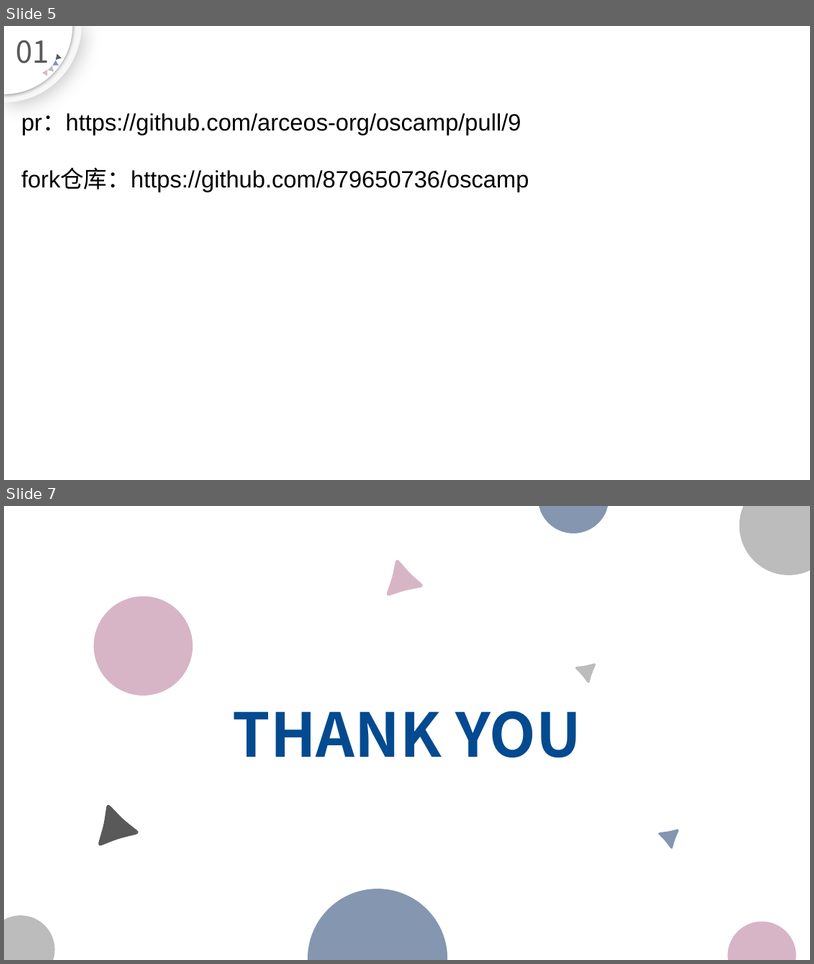
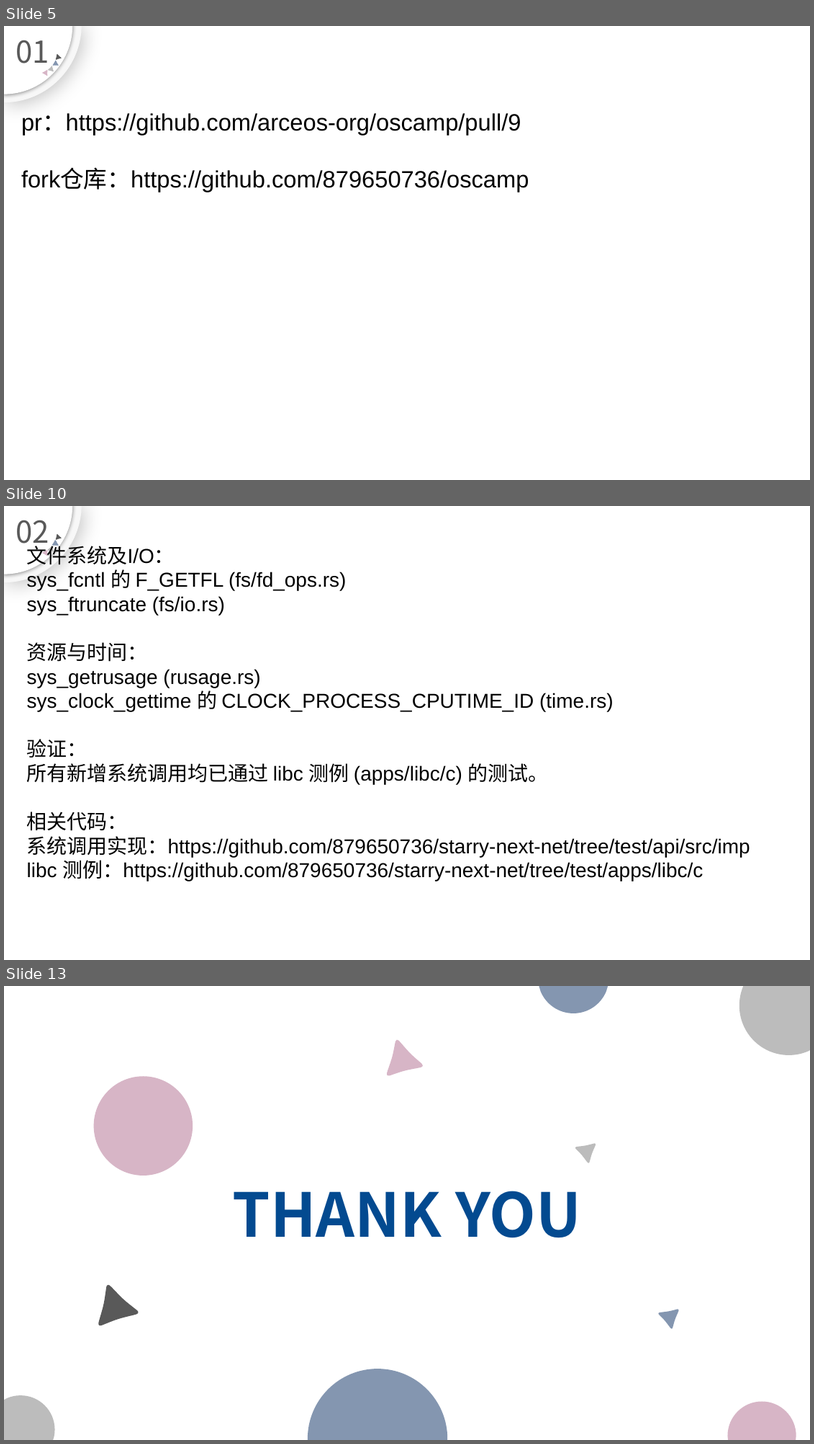
Before and after one commit to 879650736/oscamp-stage4-summary, a slide deck: stage4.pptx. Shown one above the other, each under a label of ours: slides 5 and 7 before the commit, slides 5, 10 and 13 after it; the slides between them are not shown. The pictures are 814x964 and 814x1444 pixels, drawn with LibreOffice and Linux fonts; fonts in the diff are those of the drawing. Boxes give left, top, right and bottom in pixels: in the first picture for what was removed or moved away, otherwise in the second. Text is boxed around its words. In the diff, an @@ line names an element or a change of style, - is before the commit and + after.

Commit message:
更新 stage4.pptx 文件

```diff
--- a/stage4.pptx
+++ b/stage4.pptx
@@ slide 10 added at [4,506,810,960], background #FFFFFF; not listed: 6 template elements that a slide beside it also shows @@
@@ text added at [16,520,49,551], 36 pt, text #595959 @@
+02
@@ text added at [27,543,751,881], 24 pt, text #000000 @@
+文件系统及I/O：
+sys_fcntl 的 F_GETFL (fs/fd_ops.rs)
+sys_ftruncate (fs/io.rs)
+资源与时间：
+sys_getrusage (rusage.rs)
+sys_clock_gettime 的 CLOCK_PROCESS_CPUTIME_ID (time.rs)
+验证：
+所有新增系统调用均已通过 libc 测例 (apps/libc/c) 的测试。
+相关代码：
+系统调用实现：https://github.com/879650736/starry-next-net/tree/test/api/src/imp
+libc 测例：https://github.com/879650736/starry-next-net/tree/test/apps/libc/c
@@ freeform shape added at [48,546,56,554], fill #BCBCBC @@
@@ freeform shape added at [52,540,60,548], fill #8496B0 @@
@@ what was slide 7 is now slide 13 @@
```
Also in this commit, not shown: 2 slides changed, 5 other slides added.
